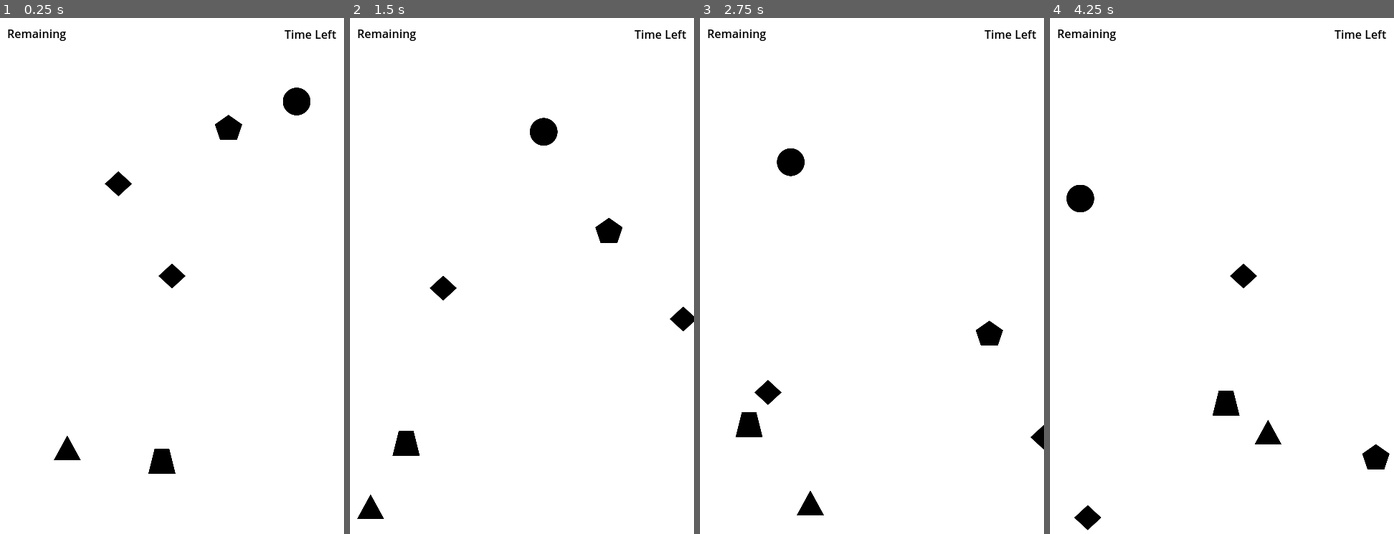
Above: before the commit, frames 1-4 (left to right).
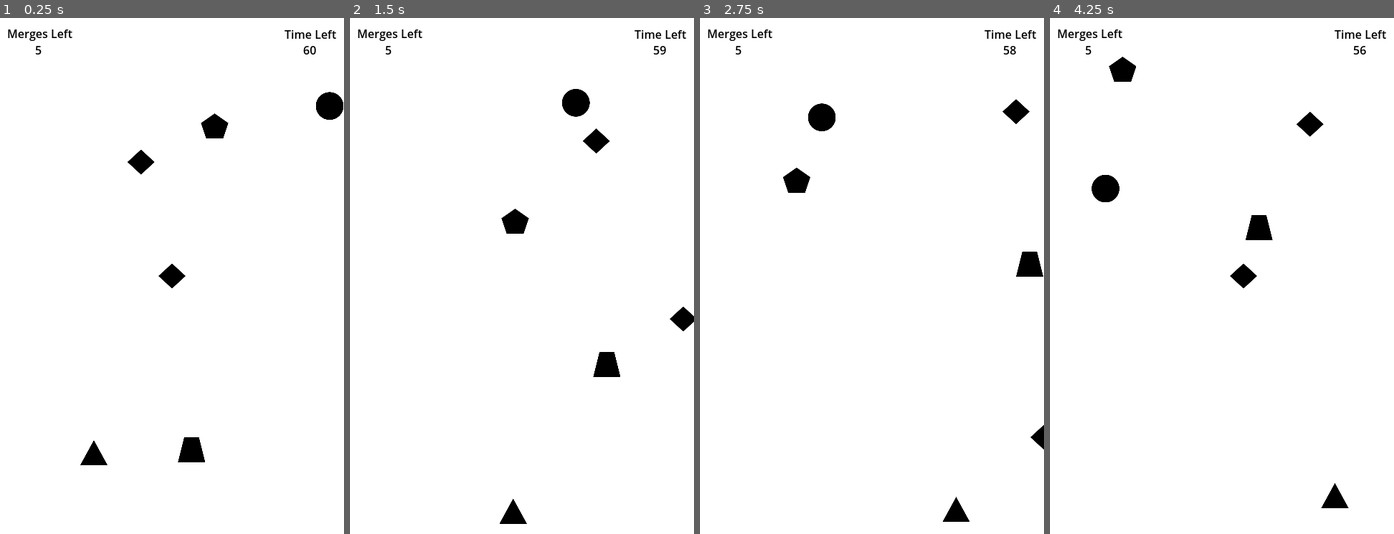
Above: after the commit, the same moments.

Repository: Sushantpandita7/mingle-godot
Game: Godot game, scene res://scenes/main.tscn
The game is run twice, just before and just after one commit, with the same random seed, the same clock (stepped at 60 frames per second) and the same inputs.
Inputs:
- Up to frame 1 (0.25 s): no input
- Up to frame 2 (1.5 s): hold Right (ui_right) 0.53-1.28 s; tap Space (merge) at 0.6, 1.35 s; hold Down (ui_down) from 1.28 s (still down)
- Up to frame 3 (2.75 s): release Down (ui_down) at 2.03 s; hold Right (ui_right) from 2.03 s (still down); tap Space (merge) at 2.1 s
- Up to frame 4 (4.25 s): release Right (ui_right) at 2.78 s; hold Up (ui_up) 2.78-3.53 s; tap Space (merge) at 2.85, 3.6 s; hold Left (ui_left) from 3.53 s (still down)

The runs differ from the first frame. In frame 1, 2.7% of the frame differs, in the area x 2-100%, y 2-89%; in frame 2, 2.9%, in the area x 2-92%, y 2-99%; in frame 3, 2.8%; in frame 4, 2.9%.

Commit message:
added merge count & timer on the UI

Diff:
--- a/scenes/hud.gd
+++ b/scenes/hud.gd
@@ -1 +1,11 @@
 extends CanvasLayer
+
+@onready var remaining_value := $RemainingValue
+@onready var time_value := $TimeLeftValue
+
+func set_remaining(count: int):
+	remaining_value.text = str(count)
+
+func set_time(seconds: float):
+	var s := int(ceil(seconds))
+	time_value.text = str(s)
--- a/scenes/hud.tscn
+++ b/scenes/hud.tscn
@@ -12,7 +12,17 @@
 offset_top = 10.0
 offset_right = 40.0
 offset_bottom = 23.0
-text = "Remaining"
+text = "Merges Left"
+horizontal_alignment = 1
+vertical_alignment = 1
+
+[node name="RemainingValue" type="Label" parent="."]
+modulate = Color(0, 0, 0, 1)
+offset_left = 34.0
+offset_top = 33.0
+offset_right = 74.0
+offset_bottom = 56.0
+text = "5"
 horizontal_alignment = 1
 vertical_alignment = 1
 
@@ -29,3 +39,13 @@
 text = "Time Left"
 horizontal_alignment = 1
 vertical_alignment = 1
+
+[node name="TimeLeftValue" type="Label" parent="."]
+modulate = Color(0, 0, 0, 1)
+offset_left = 413.0
+offset_top = 33.0
+offset_right = 453.0
+offset_bottom = 56.0
+text = "60"
+horizontal_alignment = 1
+vertical_alignment = 1
--- a/scripts/main.gd
+++ b/scripts/main.gd
@@ -13,13 +13,33 @@
 
 var screen_size: Vector2
 
+@export var level_time := 60.0
+var time_left := 0.0
+
+@onready var hud := $HUD
+
+func _process(delta):
+	if time_left <= 0:
+		return
+	time_left -= delta
+	hud.set_time(time_left)
+	hud.set_remaining($Objects.get_child_count())
+
+	#if time_left <= 0:
+		#on_time_up()
+
 func _ready():
+
 	screen_size = get_viewport().get_visible_rect().size
 
 	remaining_visuals = spawn_visuals.duplicate()
 
 	spawn_player()
 	spawn_objects()
+
+	time_left = level_time
+	hud.set_remaining($Objects.get_child_count())
+	hud.set_time(time_left)
 
 	$HUD/Remaining.show()
 	$HUD/TimeLeft.show()
@@ -69,3 +89,6 @@
 		randf_range(0, screen_size.x),
 		randf_range(0, screen_size.y)
 	)
+
+func on_object_merged():
+	hud.set_remaining($Objects.get_child_count())
--- a/scripts/object.gd
+++ b/scripts/object.gd
@@ -1,7 +1,7 @@
 extends RigidBody2D
 
 var screen_size: Vector2
-@export var move_speed = 120
+@export var move_speed = 60
 
 @export var texture: Texture2D:
 	set(value):
@@ -14,6 +14,20 @@
 		visual = value
 		apply_visual()
 
+# Movement Behavior
+enum MoveState { IDLE, DRIFT, BOOST }
+
+var state: MoveState
+var state_timer := 0.0
+var direction := Vector2.ZERO
+
+@export var base_speed := 120.0
+@export var drift_multiplier := 1
+@export var boost_multiplier := 2
+
+var bounds_margin := 20.0
+
+
 func _ready():
 	screen_size = get_viewport().get_visible_rect().size
 
@@ -21,29 +35,96 @@
 	rotation = 0.0
 	angular_velocity = 0.0
 
+	direction = random_direction()
+	switch_state(MoveState.DRIFT)
+
 	if texture:
 		$Sprite2D.texture = texture
 
-func _physics_process(_delta):
+func random_direction() -> Vector2:
+	var d := Vector2.ZERO
+	while d == Vector2.ZERO:
+		d = Vector2(randf_range(-1, 1), randf_range(-1, 1))
+	return d.normalized()
+
+func switch_state(new_state: MoveState):
+	state = new_state
+
+	match state:
+		MoveState.IDLE:
+			state_timer = randf_range(0.4, 0.8)
+			linear_velocity = Vector2.ZERO
+
+		MoveState.DRIFT:
+			state_timer = randf_range(1.5, 3.5)
+			direction = random_direction()
+
+		MoveState.BOOST:
+			state_timer = randf_range(0.3, 0.6)
+			direction = random_direction()
+
+
+func _physics_process(delta):
 
 	rotation = 0.0
 	angular_velocity = 0.0
 
-	if linear_velocity.length() > 0:
-		linear_velocity = linear_velocity.normalized() * move_speed
+	state_timer -= delta
+	if state_timer <= 0:
+		pick_next_state()
 
+	apply_movement()
 	handle_screen_bounce()
 
+func apply_movement():
+	match state:
+		MoveState.IDLE:
+			linear_velocity = Vector2.ZERO
+
+		MoveState.DRIFT:
+			linear_velocity = direction * base_speed * drift_multiplier
+
+		MoveState.BOOST:
+			linear_velocity = direction * base_speed * boost_multiplier
+
+func pick_next_state():
+	var r := randf()
+
+	if r < 0.15:
+		switch_state(MoveState.IDLE)
+	elif r < 0.8:
+		switch_state(MoveState.DRIFT)
+	else:
+		switch_state(MoveState.BOOST)
+
 func handle_screen_bounce():
-	var pos = position
-	var vel = linear_velocity
+	var bounced := false
+	var pos := position
 
-	if pos.x <= 0 or pos.x >= screen_size.x:
-		vel.x *= -1
-	if pos.y <= 0 or pos.y >= screen_size.y:
-		vel.y *= -1
+	if pos.x < bounds_margin:
+		pos.x = bounds_margin
+		direction.x = abs(direction.x)
+		bounced = true
+	elif pos.x > screen_size.x - bounds_margin:
+		pos.x = screen_size.x - bounds_margin
+		direction.x = -abs(direction.x)
+		bounced = true
 
-	linear_velocity = vel
+	if pos.y < bounds_margin:
+		pos.y = bounds_margin
+		direction.y = abs(direction.y)
+		bounced = true
+	elif pos.y > screen_size.y - bounds_margin:
+		pos.y = screen_size.y - bounds_margin
+		direction.y = -abs(direction.y)
+		bounced = true
+
+	if bounced:
+		position = pos
+		direction = (direction + random_direction() * 0.3).normalized()
+		if state == MoveState.BOOST:
+			switch_state(MoveState.DRIFT)
+
 
 func set_initial_motion(velocity: Vector2, angular: float):
 	linear_velocity = velocity
--- a/scripts/object_visual.gd
+++ b/scripts/object_visual.gd
@@ -3,4 +3,4 @@
 
 @export var texture: Texture2D
 @export var scale := Vector2.ONE
-@export var collision_radius := 16.0
+@export var collision_radius := 20
--- a/scripts/player.gd
+++ b/scripts/player.gd
@@ -64,6 +64,7 @@
 
 	target.queue_free()
 
+
 	var main := get_parent().get_parent()
 	main.remaining_visuals.erase(merged_visual)
 
